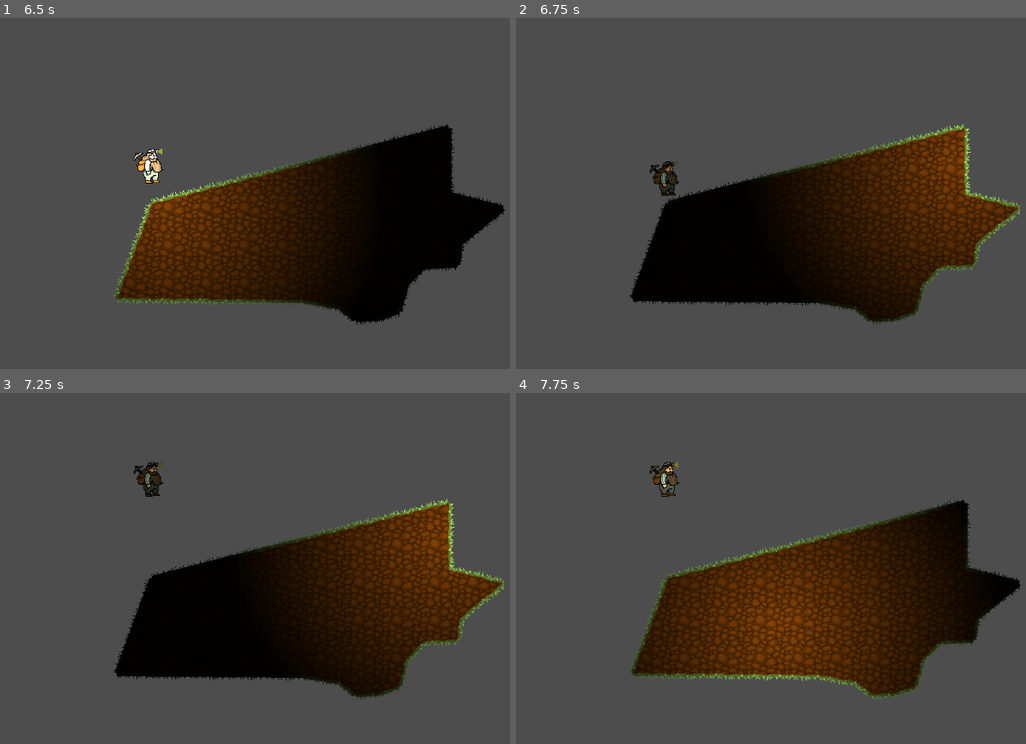
Above: before the commit, frames 1-4 (two rows, left to right).
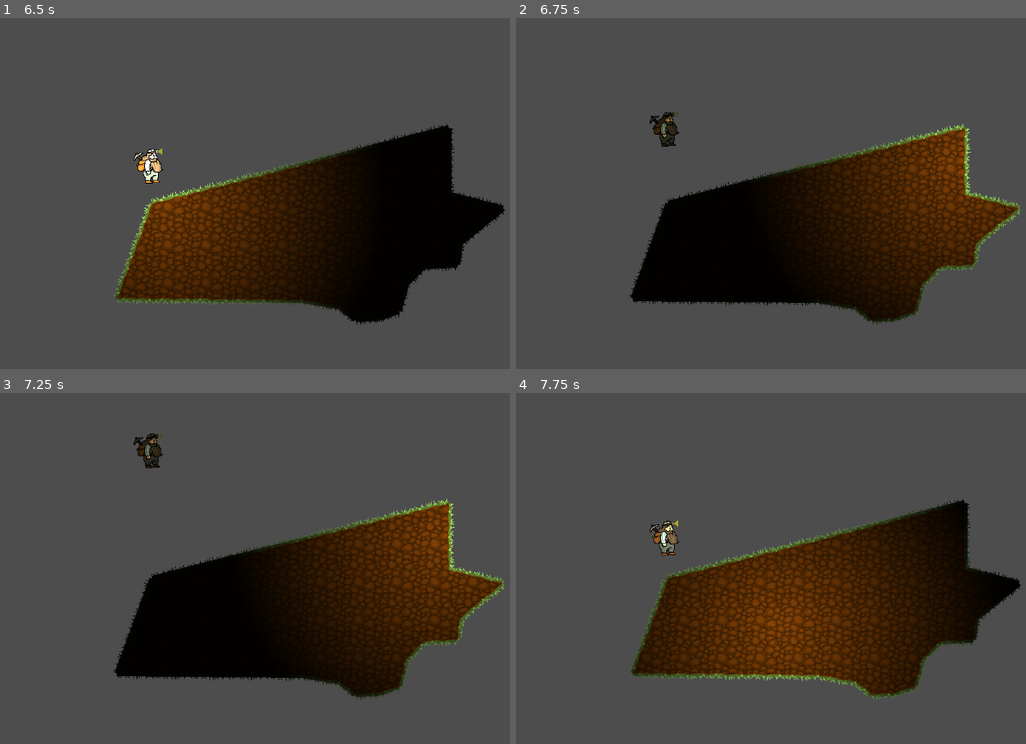
Above: after the commit, the same moments.

Repository: mentlegan/HTKA114_peliprojekti
Game: Godot game, scene res://maailma.tscn
The game is run twice, just before and just after one commit, with the same random seed, the same clock (stepped at 60 frames per second) and the same inputs.
Inputs (mouse positions are in pixels of both pictures, inside the frame that each line leads up to):
- Up to frame 1 (6.5 s): tap Enter (ui_accept) at 0.5, 0.6, 0.77, 1.07, 2.3, 3.5, 3.77, 3.8, 4.07, 5.3 s; move the mouse to (453, 158) at 0.52 s; hold Right (ui_right) 0.53-1.25 s; click (453, 158) at 0.67 s; drag from (163, 197) to (265, 253) at 1.27 s; move the mouse to (367, 91) at 2.02 s; hold Right (ui_right) 2.03-2.75 s; hold Shift 2.03-2.75 s; drag from (265, 253) to (96, 119) at 2.77 s; move the mouse to (504, 235) at 3.52 s; hold Left (ui_left) 3.53-4.25 s; tap Space at 3.6 s; drag from (96, 119) to (198, 81) at 4.27 s; move the mouse to (336, 175) at 5.02 s; hold Left (ui_left) 5.03-5.75 s; hold Alt 5.03-5.75 s; click (336, 175) at 5.17 s; drag from (198, 81) to (163, 197) at 5.77 s
- Up to frame 2 (6.75 s): move the mouse to (969, 158) at 6.52 s; hold Up (ui_up) from 6.53 s (still down); hold Ctrl from 6.53 s (still down)
- Up to frame 3 (7.25 s): keep holding Up (ui_up); keep holding Ctrl; tap Enter (ui_accept) at 6.77, 6.8, 7.07 s
- Up to frame 4 (7.75 s): release Up (ui_up) at 7.25 s; release Ctrl at 7.25 s; drag from (679, 572) to (781, 628) at 7.27 s

Frame 1 is identical in both runs. In frame 2, 0.7% of the frame differs, in the area x 26-32%, y 26-51%; in frame 3, 0.6%; in frame 4, 0.7%.

Commit message:
Korjattu nodejen nimet scripteissa ja nuolinappaimeen hyppy

Diff:
--- a/CharacterBody2D.gd
+++ b/CharacterBody2D.gd
@@ -6,7 +6,7 @@
 
 
 ## Pelaajan hitbox
-@onready var polygon = get_node("CollisionPolygon2D")
+@onready var polygon = get_node("CollisionShape2D")
 ## Pelaajan animaatio-node
 @onready var animaatio = get_node("Animaatio")
 
@@ -29,7 +29,7 @@
 		current_jumps = 0
 
 	# Tehdään hyppy. Tähän versioon tehty tuplahyppy demonstraation vuoksi.
-	if Input.is_action_just_pressed("ui_accept") and (is_on_floor() or current_jumps < MAX_JUMPS):
+	if (Input.is_action_just_pressed("ui_accept") or Input.is_action_just_pressed("ui_up")) and (is_on_floor() or current_jumps < MAX_JUMPS):
 		current_jumps += 1
 		velocity.y = JUMP_VELOCITY
 
--- a/valo.gd
+++ b/valo.gd
@@ -2,7 +2,7 @@
 
 
 @onready var player = get_node("../Pelaaja")
-@onready var hitbox: CollisionPolygon2D = get_node("../Pelaaja/CollisionPolygon2D")
+@onready var hitbox: CollisionShape2D = get_node("../Pelaaja/CollisionShape2D")
 # mallina staattinen tyypitys
 @onready var light: PointLight2D = get_node("PointLight2D")
 
Not shown: 1 places in maailma.tscn that only renumber resources
